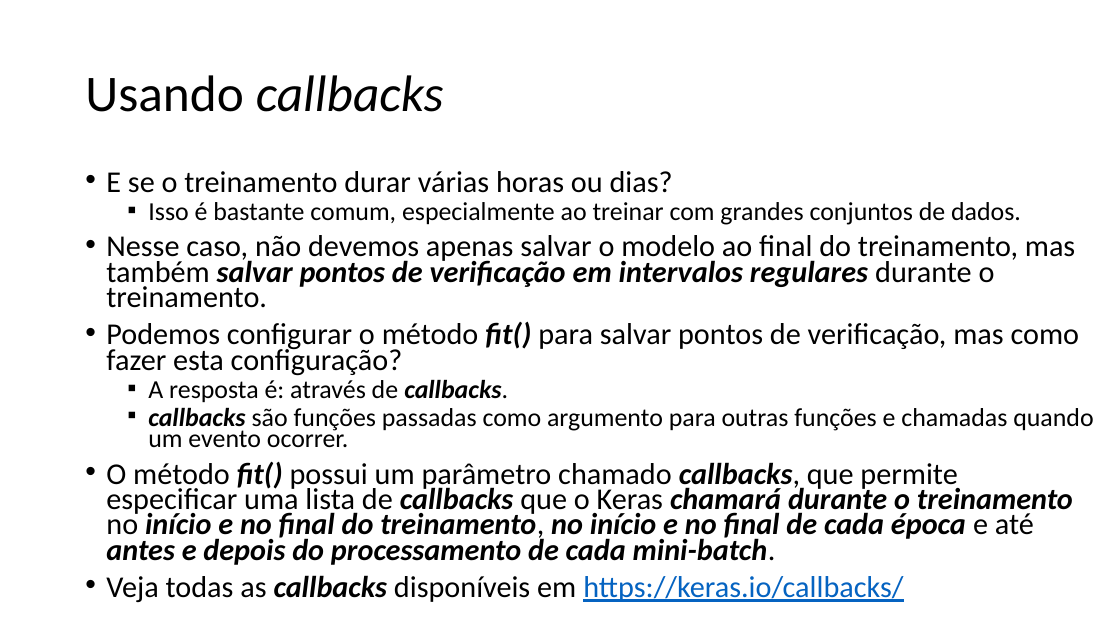
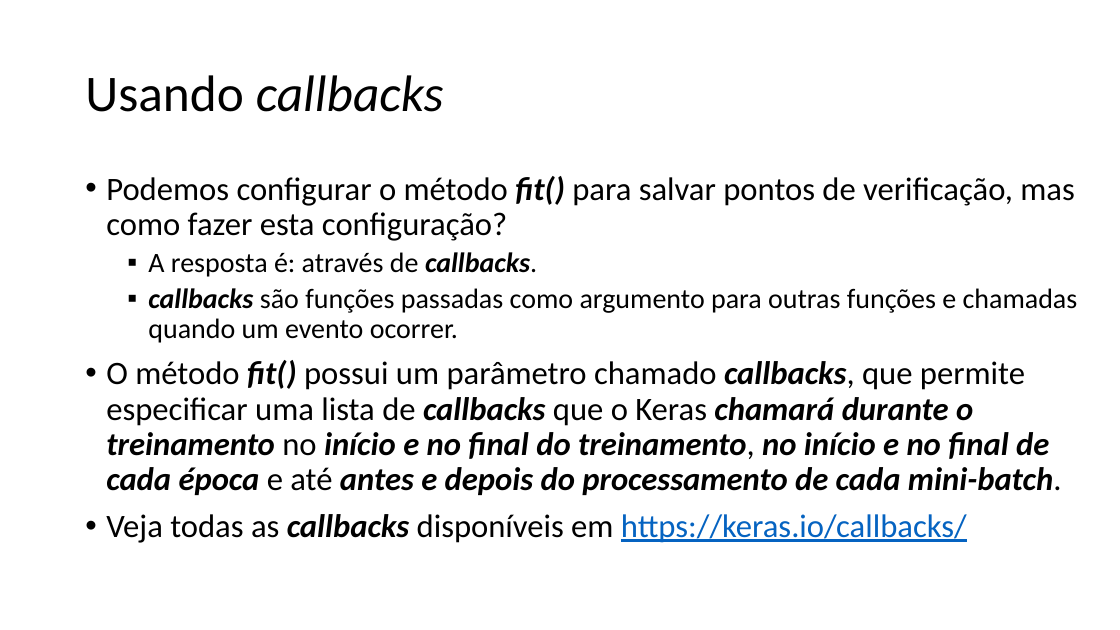
Before and after one commit to zz4fap/tp557-iot-ml, a slide deck: slide 32 of slides/TP557_7_Regressão_com_DNNs_parte_I.pptx (slide 31 before the commit). Drawn at 1120x630 pixels with LibreOffice and Linux fonts; fonts in the diff are those of the drawing. Boxes give left, top, right and bottom in pixels: in the first picture for what was removed or moved away, otherwise in the second. Text is boxed around its words. In the diff, an @@ line names an element or a change of style, - is before the commit and + after.

```diff
--- a/slides/TP557_7_Regressão_com_DNNs_parte_I.pptx
+++ b/slides/TP557_7_Regressão_com_DNNs_parte_I.pptx
@@ text "Podemos configurar o método fit() ..." at bbox=[106, 176, 1078, 543]: size 25.9 to 28 pt in "Podemos configurar o método fit() para salvar ...", "O método fit() possui um parâmetro chamado ...", "Veja todas as callbacks disponíveis em https://keras.io/call ..."; size 22.2 to 24 pt in "A resposta é: através de callbacks.", "callbacks são funções passadas como argumento para ..."; line spacing 0.7 to 0.9 @@
@@ text at bbox=[106, 171, 1075, 308]: paragraphs removed @@
-• E se o treinamento durar várias horas ou dias?
-  ▪ Isso é bastante comum, especialmente ao treinar com grandes conjuntos de dados.
-• Nesse caso, não devemos apenas salvar o modelo ao final do treinamento, mas também salvar pontos de verificação em intervalos regulares durante o treinamento.
```
Also in this commit, not shown: 2 other slides changed, 1 slide added, 1 other file.
